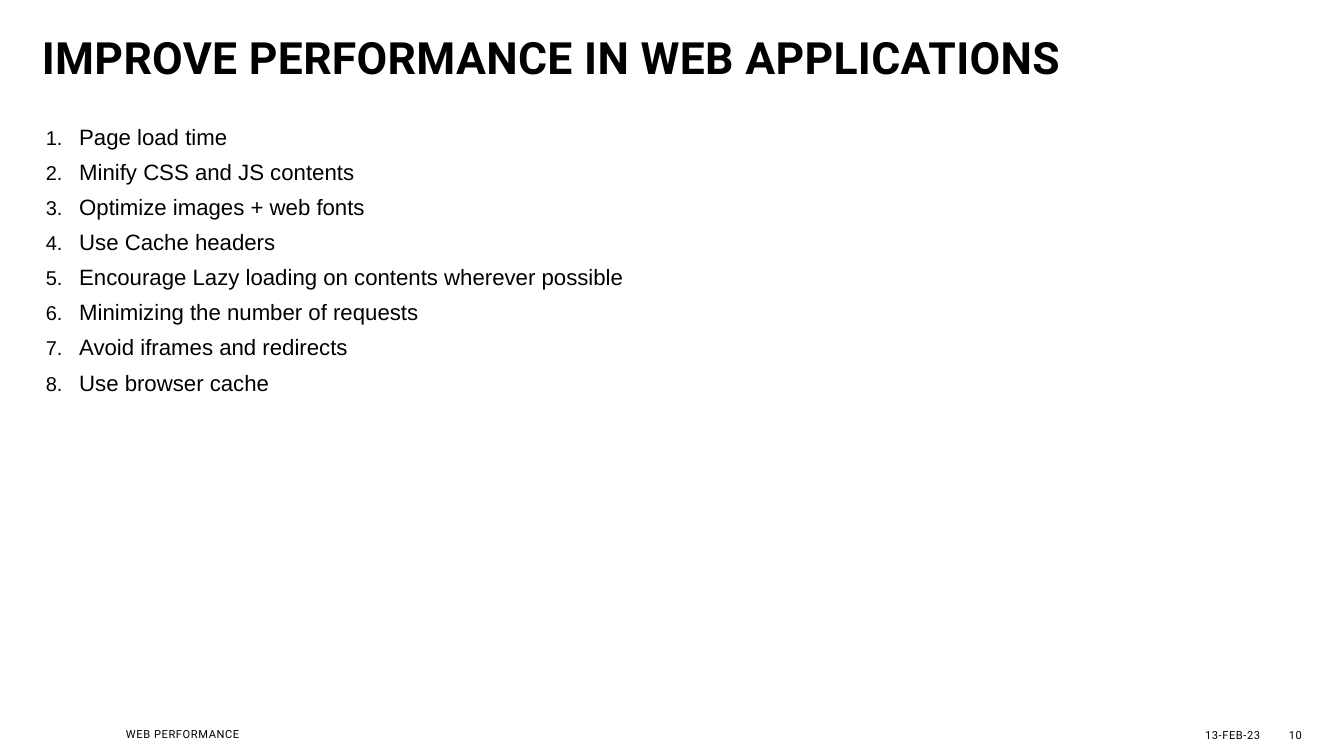
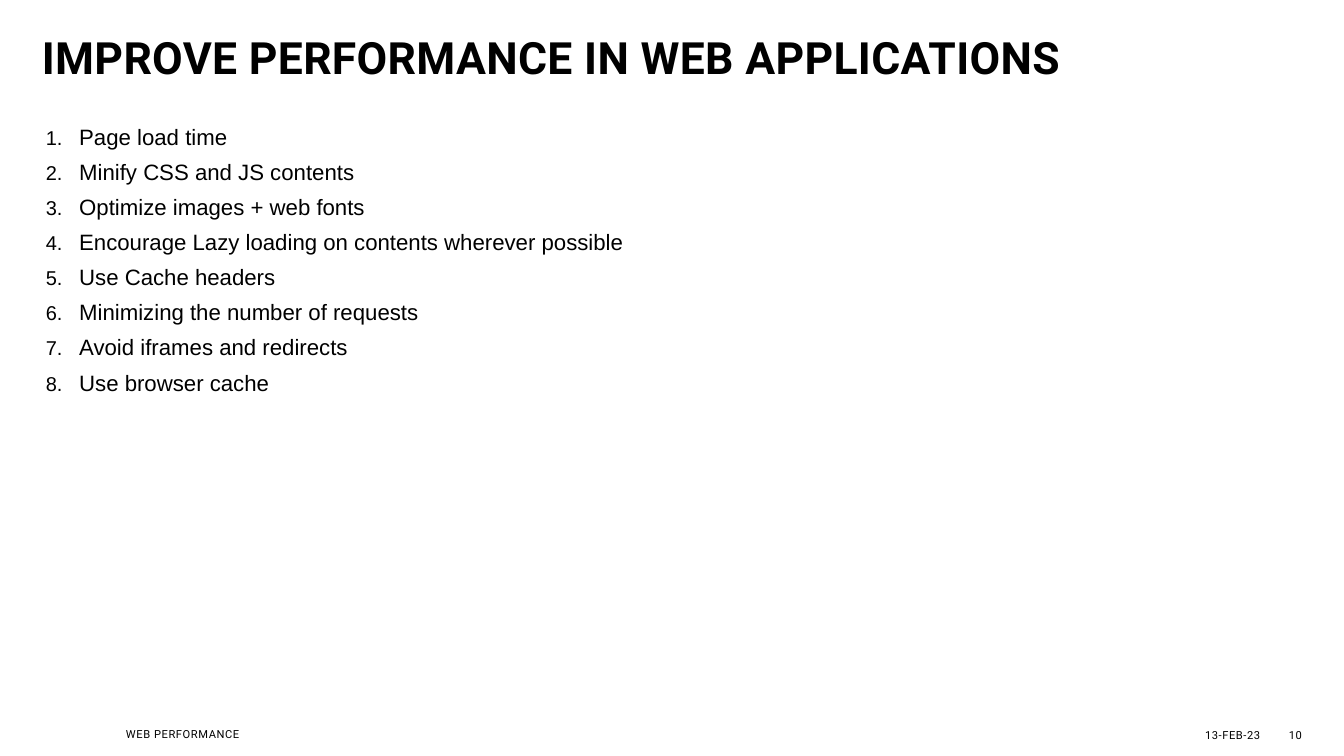
Before and after one commit to imarunagarwal/performance_optimization, a slide deck: slide 10 of Web Performance.pptx. Drawn at 1344x756 pixels with LibreOffice and Linux fonts; fonts in the diff are those of the drawing; background and template pictures are left out. Boxes give left, top, right and bottom in pixels: in the first picture for what was removed or moved away, otherwise in the second. Text is boxed around its words. In the diff, an @@ line names an element or a change of style, - is before the commit and + after.

Commit message:
Update ppt

```diff
--- a/Web Performance.pptx
+++ b/Web Performance.pptx
@@ text at <box>79,234,623,255</box>: paragraph added @@
+4. Encourage Lazy loading on contents wherever possible
@@ text at <box>79,269,623,290</box>: paragraph removed @@
-5. Encourage Lazy loading on contents wherever possible
```
